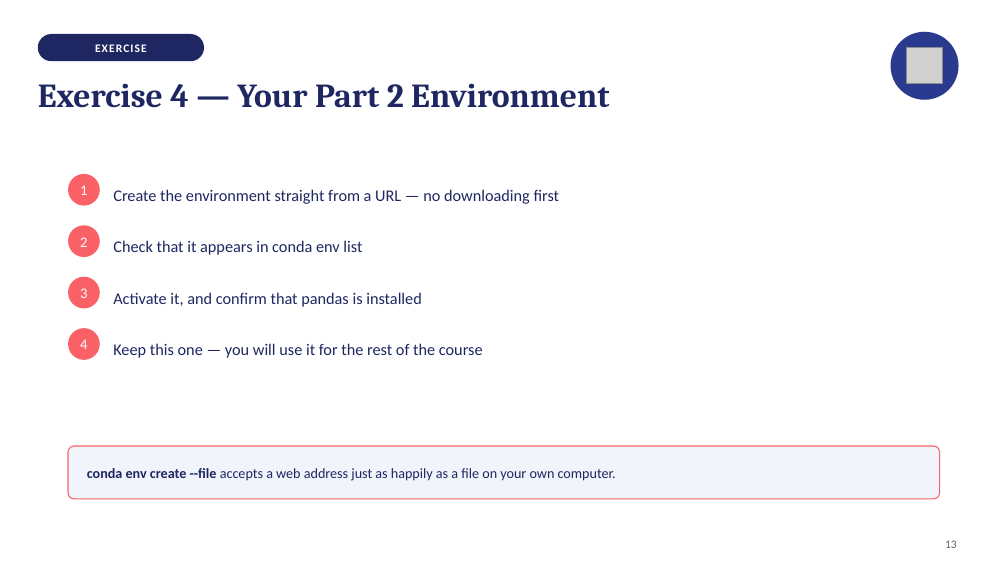
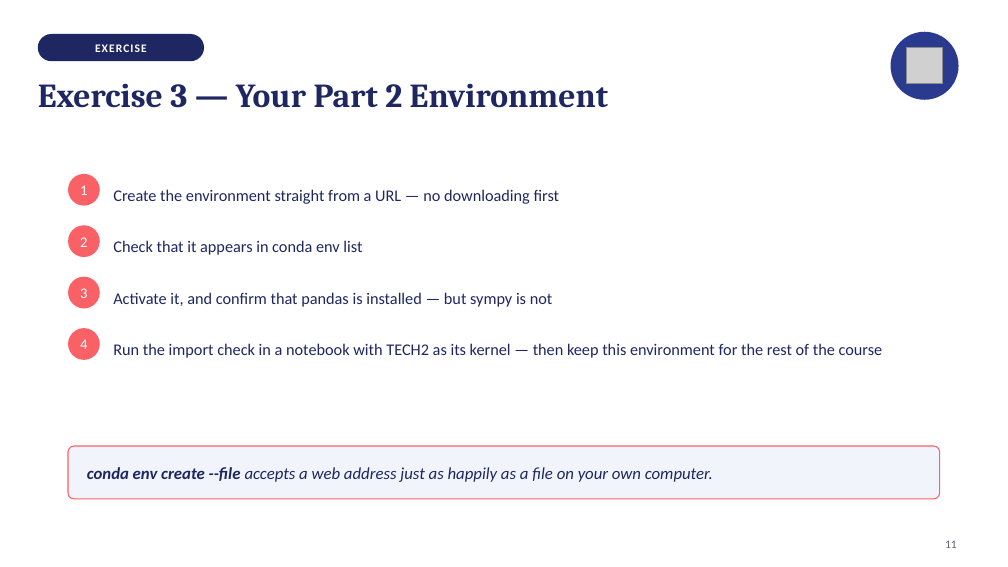
Before and after one commit to isabelhovdahl/TECH2, a slide deck: slide 11 of workshops/week06/conda_slides.pptx (slide 12 before the commit). Drawn at 1008x567 pixels with LibreOffice and Linux fonts; fonts in the diff are those of the drawing; grey boxes stand for pictures. Boxes give left, top, right and bottom in pixels: in the first picture for what was removed or moved away, otherwise in the second. Text is boxed around its words. In the diff, an @@ line names an element or a change of style, - is before the commit and + after.

```diff
--- a/workshops/week06/conda_slides.pptx
+++ b/workshops/week06/conda_slides.pptx
@@ text at (38,83,608,108): text changed @@
-Exercise 4 — Your Part 2 Environment
+Exercise 3 — Your Part 2 Environment
@@ text at (113,292,553,307): text changed @@
-Activate it, and confirm that pandas is installed
+Activate it, and confirm that pandas is installed — but sympy is not
@@ text at (113,343,883,358): text changed @@
-Keep this one — you will use it for the rest of the course
+Run the import check in a notebook with TECH2 as its kernel — then keep this environment for the rest of the course
@@ text "conda env create --file accepts ..." at (87,467,713,482): size 13.5 to 16 pt, italic on @@
```
Also in this commit, not shown: 13 other slides changed, 4 other files.
